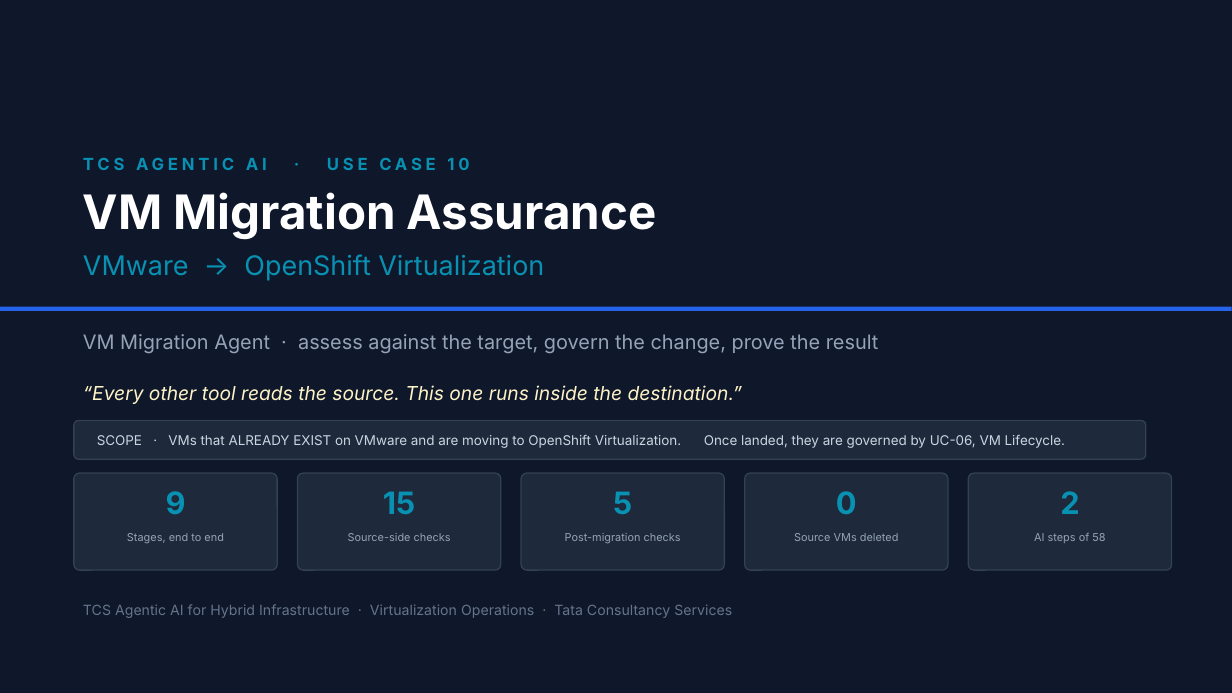
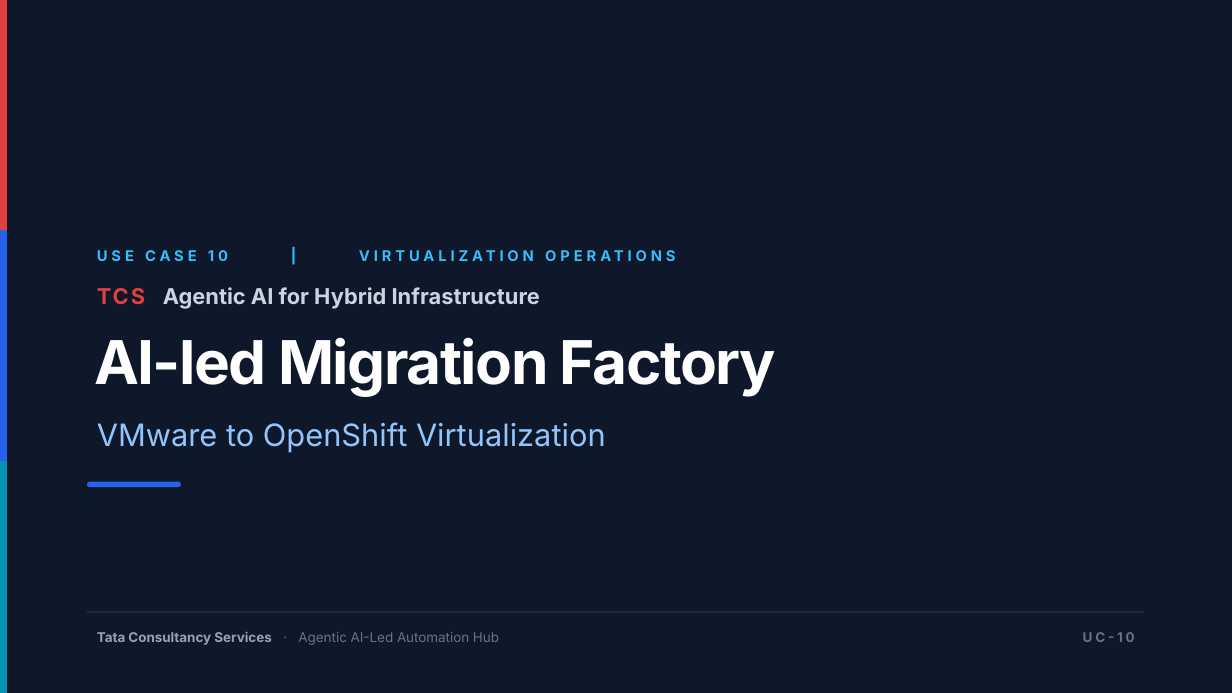
Before and after one commit to cskaruppu/Openshift-mcp-server, a slide deck: slide 1 of usecases/uc-10-vm-migration/TCS-Agentic-AI-UC10-VM-Migration.pptx. Drawn at 1232x693 pixels with LibreOffice and Linux fonts; fonts in the diff are those of the drawing. Boxes give left, top, right and bottom in pixels: in the first picture for what was removed or moved away, otherwise in the second. Text is boxed around its words. In the diff, an @@ line names an element or a change of style, - is before the commit and + after.

```diff
--- a/usecases/uc-10-vm-migration/TCS-Agentic-AI-UC10-VM-Migration.pptx
+++ b/usecases/uc-10-vm-migration/TCS-Agentic-AI-UC10-VM-Migration.pptx
@@ rectangle added at <box>0,0,6,231</box>, fill #E04040, outline #E04040 1 pt @@
@@ text removed at <box>83,158,469,170</box> @@
-TCS AGENTIC AI · USE CASE 10
@@ text removed at <box>83,192,656,240</box> @@
-VM Migration Assurance
@@ rectangle added at <box>0,231,6,462</box>, fill #2563EB, outline #2563EB 1 pt @@
@@ text at <box>97,250,228,261</box>: text changed; size 21 to 11.5 pt; text colour #0891B2 to #38BDF8; bold on @@
-VMware → OpenShift Virtualization
+USE CASE 10 | VIRTUALIZATION OPERATIONS
@@ text at <box>97,287,540,309</box>: text changed; size 15.5 to 17 pt; text colour #94A3B8 to #CBD5E1; bold on @@
-VM Migration Agent · assess against the target, govern the change, prove the result
+TCS Agentic AI for Hybrid Infrastructure
@@ rectangle removed at <box>0,307,1232,311</box> @@
@@ text at <box>94,337,776,397</box>: text changed; size 15 to 47 pt; text colour #FEF3C7 to #FFFFFF; bold on; italic off @@
-“Every other tool reads the source. This one runs inside the destination.”
+AI-led Migration Factory
@@ rounded rectangle removed at <box>74,421,1146,459</box> @@
@@ text at <box>97,422,606,452</box>: text changed; size 10.5 to 24 pt; text colour #CBD5E1 to #93C5FD @@
-SCOPE · VMs that ALREADY EXIST on VMware and are moving to OpenShift Virtualization. Once landed, they are governed by UC-06, VM Lifecycle.
+VMware to OpenShift Virtualization
@@ rectangle added at <box>0,462,6,693</box>, fill #0891B2, outline #0891B2 1 pt @@
@@ rounded rectangle removed at <box>74,473,277,570</box> @@
@@ rounded rectangle removed at <box>298,473,501,570</box> @@
@@ rounded rectangle removed at <box>521,473,725,570</box> @@
@@ rounded rectangle removed at <box>745,473,948,570</box> @@
@@ rounded rectangle removed at <box>969,473,1172,570</box> @@
@@ rounded rectangle added at <box>88,482,180,486</box>, fill #2563EB, outline #2563EB 1 pt @@
@@ text removed at <box>166,491,186,514</box> @@
-9
@@ text removed at <box>383,491,415,514</box> @@
-15
@@ text removed at <box>613,491,632,514</box> @@
-5
@@ text removed at <box>836,491,857,514</box> @@
-0
@@ text removed at <box>1060,491,1079,514</box> @@
-2
@@ text removed at <box>127,533,224,543</box> @@
-Stages, end to end
@@ text removed at <box>348,533,451,541</box> @@
-Source-side checks
@@ text removed at <box>565,533,681,543</box> @@
-Post-migration checks
@@ text removed at <box>794,533,899,541</box> @@
-Source VMs deleted
@@ text removed at <box>1034,533,1105,543</box> @@
-AI steps of 58
@@ text removed at <box>83,604,732,618</box> @@
-TCS Agentic AI for Hybrid Infrastructure · Virtualization Operations · Tata Consultancy Services
@@ rectangle added at <box>88,612,1144,613</box>, fill #1E293B, outline #1E293B 1 pt @@
@@ text added at <box>97,632,499,645</box>, 10.5 pt, text #64748B @@
+Tata Consultancy Services · Agentic AI-Led Automation Hub
@@ text added at <box>1083,632,1135,642</box>, 10.5 pt, text #64748B, bold @@
+UC-10
```
Also in this commit, not shown: 3 other files.
